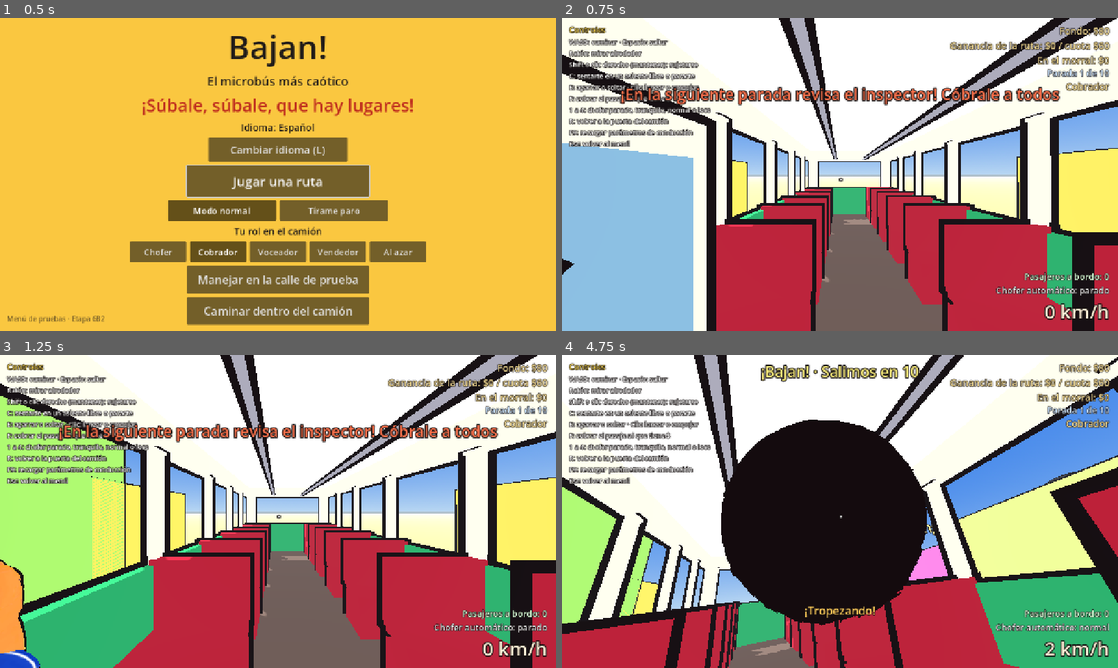
Above: before the commit, frames 1-4 (two rows, left to right).
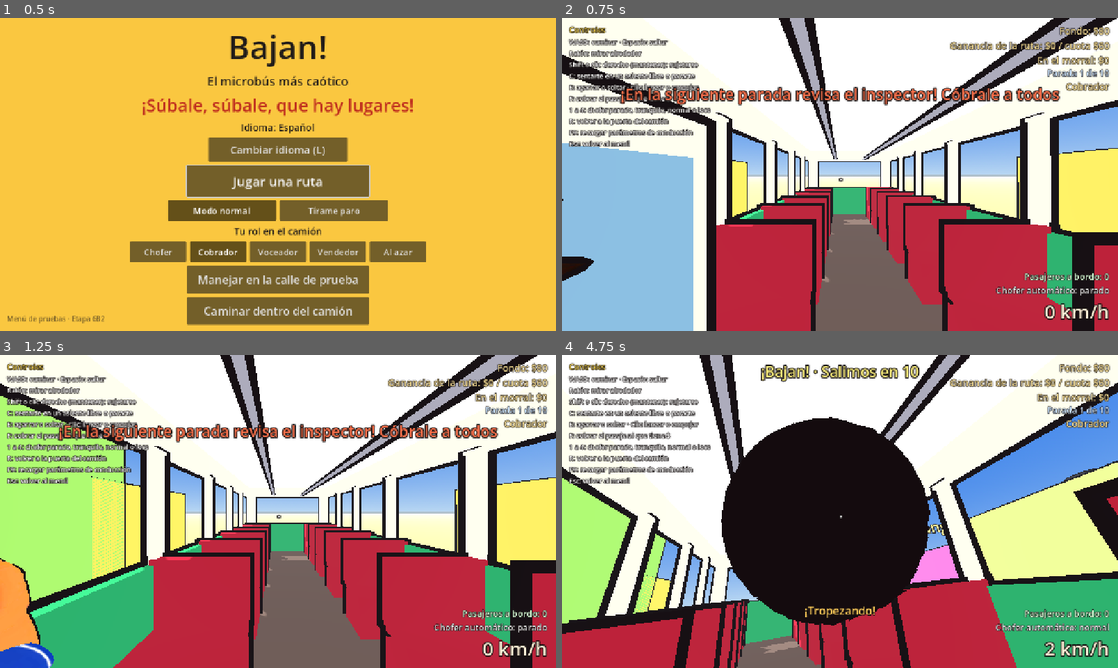
Above: after the commit, the same moments.

Repository: DValerioR/Bajan-
Game: Godot game, scene res://escenas/principal.tscn
The game is run twice, just before and just after one commit, with the same random seed, the same clock (stepped at 60 frames per second) and the same inputs.
Inputs (mouse positions are in pixels of both pictures, inside the frame that each line leads up to):
- Up to frame 1 (0.5 s): no input
- Up to frame 2 (0.75 s): click "Jugar una ruta" at 0.5 s
- Up to frame 3 (1.25 s): no input
- Up to frame 4 (4.75 s): move the mouse to (867, 511) at 1.27 s; hold D (girar_derecha) 1.28-2.03 s; click (867, 511) at 1.35 s; move the mouse to (812, 511) at 2.02 s; hold A (girar_izquierda) 2.03-2.78 s; tap F (accion_rol) at 2.1 s; move the mouse to (851, 505) at 2.77 s; hold W (acelerar) 2.78-3.53 s; hold D (girar_derecha) 2.78-4.28 s; move the mouse to (834, 517) at 3.52 s; tap E (agarrar) at 3.6 s; move the mouse to (878, 514) at 4.27 s; hold A (girar_izquierda) from 4.28 s (still down); hold L (cambiar_idioma) from 4.28 s (still down)

Frame 1 is identical in both runs. In frame 2, 0.2% of the frame differs, in the area x 0-6%, y 57-84%; in frame 3, 0.9%; in frame 4, 19%, in the area x 0-100%, y 0-100%.

Commit message:
La cara acompaña a cada animación del cuerpo (D58)
También la prueba del voceador colgado camina a su lugar junto a la puerta
(no al borde del escalón), para que no se quede abajo.

Co-Authored-By: Claude Opus 5.5 <noreply@anthropic.com>
Claude-Session: https://claude.ai/code/session_01C15QViGAQYu6tpSnYoCV74

Diff:
--- a/pruebas/prueba_etapa6a.gd
+++ b/pruebas/prueba_etapa6a.gd
@@ -108,8 +108,9 @@
 					jugador.comandos.sentarse = true
 					para_colgarse = 30
 				elif quiere and not jugador.colgado and not jugador.desplomado and interior.esta_dentro(jugador):
-					# Si lo movieron de la puerta, camina hacia ella.
-					var hacia := jugador.global_basis.inverse() * (Voceador.COLGADO_EN - interior.posicion_local(jugador))
+					# Si lo movieron de la puerta, camina a su lugar junto a ella (adentro: al borde del
+					# escalón se podría ir de bajada).
+					var hacia := jugador.global_basis.inverse() * (Voceador.AL_BAJARSE - interior.posicion_local(jugador))
 					jugador.comandos.sujetarse = false
 					jugador.comandos.mover = Vector2(hacia.x, -hacia.z).normalized()
 				if jugador.colgado and absf(orilla + Voceador.MANO_AFUERA.z) < 0.6:
--- a/scripts/personajes/personaje.gd
+++ b/scripts/personajes/personaje.gd
@@ -92,6 +92,10 @@
 var _boca: float = 0.0
 var _para_parpadear: float = randf_range(1.0, 4.0)
 var _parpadeo: float = -1.0
+## Reloj de la cara (s) para el ritmo de la boca, y qué tan cerrados van los párpados por la
+## expresión (suavizado).
+var _reloj_cara: float = randf() * 10.0
+var _entrecerrar: float = 0.0
 ## Para alcanzar con manos y pies: la punta de la mano (en el hueso del antebrazo) y la planta del
 ## pie (en el de la pantorrilla), por lado, y a qué altura queda la planta en reposo.
 var _mano_local: Dictionary = {}
@@ -130,6 +134,21 @@
 	"AntebrazoIzquierdo": "BrazoIzquierdo", "AntebrazoDerecho": "BrazoDerecho",
 	"PiernaIzquierda": "Cadera", "PiernaDerecha": "Cadera",
 	"PantorrillaIzquierda": "PiernaIzquierda", "PantorrillaDerecha": "PiernaDerecha",
+}
+## Expresión de la cara durante cada animación hecha: párpados (0 abiertos, 1 cerrados), boca en
+## reposo (0 cerrada, 1 abierta), cuánto abre y cierra encima (como al hablar o reír) y a qué ritmo
+## (veces por segundo), y si parpadea (los del susto, no).
+const EXPRESIONES := {
+	"susto": {"parpados": 0.0, "boca": 1.0, "habla": 0.0, "ritmo": 0.0, "parpadea": false},
+	"asentir": {"parpados": 0.25, "boca": 0.15, "habla": 0.35, "ritmo": 5.0, "parpadea": true},
+	"enojo": {"parpados": 0.4, "boca": 0.45, "habla": 0.45, "ritmo": 8.5, "parpadea": true},
+	"pelear": {"parpados": 0.45, "boca": 0.0, "habla": 0.0, "ritmo": 0.0, "parpadea": false},
+	"aplaudir": {"parpados": 0.35, "boca": 0.55, "habla": 0.3, "ritmo": 3.5, "parpadea": true},
+	"deprimido": {"parpados": 0.55, "boca": 0.05, "habla": 0.0, "ritmo": 0.0, "parpadea": true},
+	"bailar": {"parpados": 0.3, "boca": 0.2, "habla": 0.25, "ritmo": 2.2, "parpadea": true},
+	"quejarse": {"parpados": 0.3, "boca": 0.4, "habla": 0.5, "ritmo": 7.5, "parpadea": true},
+	"llamar": {"parpados": 0.1, "boca": 0.3, "habla": 0.5, "ritmo": 6.5, "parpadea": true},
+	"reirse": {"parpados": 0.6, "boca": 0.65, "habla": 0.35, "ritmo": 10.0, "parpadea": false},
 }
 const DE_CINTURA_ABAJO := ["Cadera", "PiernaIzquierda", "PiernaDerecha", "PantorrillaIzquierda", "PantorrillaDerecha"]
 
@@ -808,10 +827,14 @@
 
 
 ## Parpadea cada pocos segundos y mueve la boca: cerrada en reposo, abierta al gritar o del susto,
-## y abre y cierra al hablar.
+## y abre y cierra al hablar. Durante una animación hecha pone su expresión (EXPRESIONES): entra y
+## sale junto con la animación.
 func _animar_cara(delta: float, susto: bool) -> void:
 	if _cara.is_empty():
 		return
+	_reloj_cara = wrapf(_reloj_cara + delta, 0.0, 1000.0)
+	var expresion: Dictionary = EXPRESIONES.get(_clip_nombre, {})
+	var peso := smoothstep(0.0, 1.0, _clip_peso) if not expresion.is_empty() else 0.0
 	var parpados: Array = _cara.parpados
 	if not parpados.is_empty():
 		_para_parpadear -= delta
@@ -824,6 +847,10 @@
 			cierre = sin(clampf(_parpadeo, 0.0, 1.0) * PI)
 			if _parpadeo >= 1.0:
 				_parpadeo = -1.0
+		if peso > 0.5 and not expresion.parpadea:
+			cierre = 0.0
+		_entrecerrar = lerpf(_entrecerrar, float(expresion.get("parpados", 0.0)) * peso, 1.0 - exp(-10.0 * delta))
+		cierre = maxf(cierre, _entrecerrar)
 		# Del susto, los ojos bien abiertos.
 		if susto:
 			cierre = 0.0
@@ -833,11 +860,17 @@
 		return
 	_hablando = maxf(0.0, _hablando - delta)
 	var objetivo := 0.0
-	if _gritando or susto or _clip_nombre == "susto":
+	if _gritando or susto:
 		objetivo = 1.0
-	elif _hablando > 0.0 or _clip_nombre == "enojo":
+	elif _hablando > 0.0:
 		# Abre y cierra como al decir sílabas.
-		objetivo = clampf(0.55 + 0.45 * sin(_reloj * 9.0) * sin(_reloj * 3.7 + 1.0), 0.0, 1.0)
+		objetivo = clampf(0.55 + 0.45 * sin(_reloj_cara * 9.0) * sin(_reloj_cara * 3.7 + 1.0), 0.0, 1.0)
+	if peso > 0.0 and not (_gritando or susto):
+		# La boca de la expresión: su apertura más un abrir y cerrar a su ritmo (sílabas, risa, tarareo).
+		var ritmo: float = expresion.ritmo
+		var vaiven := sin(_reloj_cara * TAU * ritmo) * (0.6 + 0.4 * sin(_reloj_cara * TAU * ritmo * 0.37 + 1.0)) if ritmo > 0.0 else 0.0
+		var de_expresion := clampf(float(expresion.boca) + float(expresion.habla) * vaiven, 0.0, 1.0)
+		objetivo = lerpf(objetivo, maxf(objetivo, de_expresion), peso)
 	_boca = lerpf(_boca, objetivo, 1.0 - exp(-18.0 * delta))
 	# Claves de forma: en reposo "Cerrar" completa; al abrir se pasa a "Abrir".
 	var malla: MeshInstance3D = _cara.malla
Not shown, changed: DECISIONES.md
Not shown, changed: REANUDAR.md
